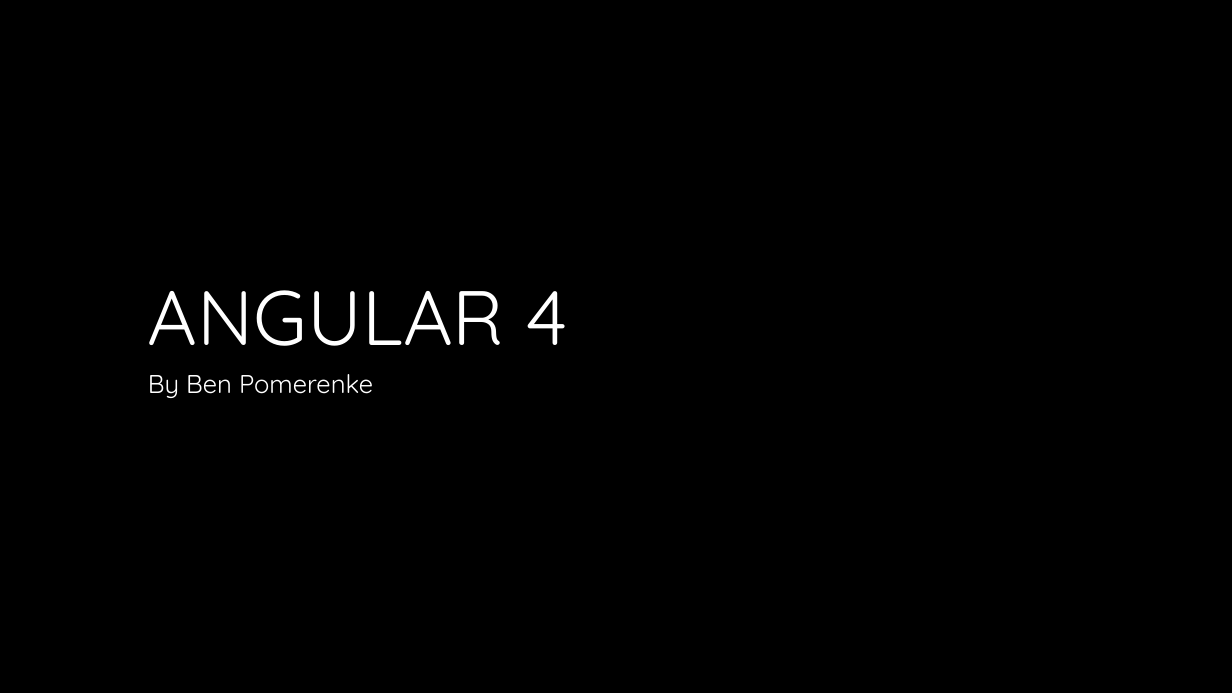
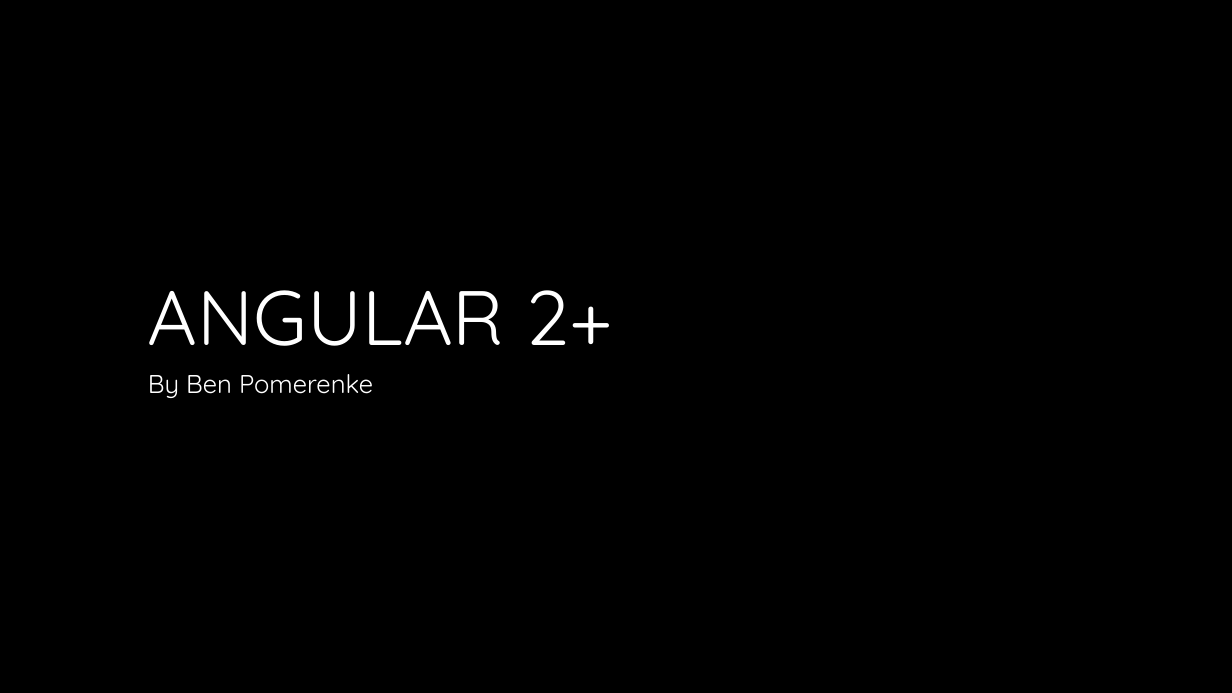
Before and after one commit to bpomerenke/dnug_angular2_demo, a slide deck: slide 1 of DNUG Presentation.pptx. Drawn at 1232x693 pixels with LibreOffice and Linux fonts; fonts in the diff are those of the drawing; background and template pictures are left out. Boxes give left, top, right and bottom in pixels: in the first picture for what was removed or moved away, otherwise in the second. Text is boxed around its words. In the diff, an @@ line names an element or a change of style, - is before the commit and + after.

```diff
--- a/DNUG Presentation.pptx
+++ b/DNUG Presentation.pptx
@@ title at bbox=[148, 290, 613, 346]: text changed @@
-ANGULAR 4
+ANGULAR 2+
```
Also in this commit, not shown: 1 other slide changed, 1 slide added.
